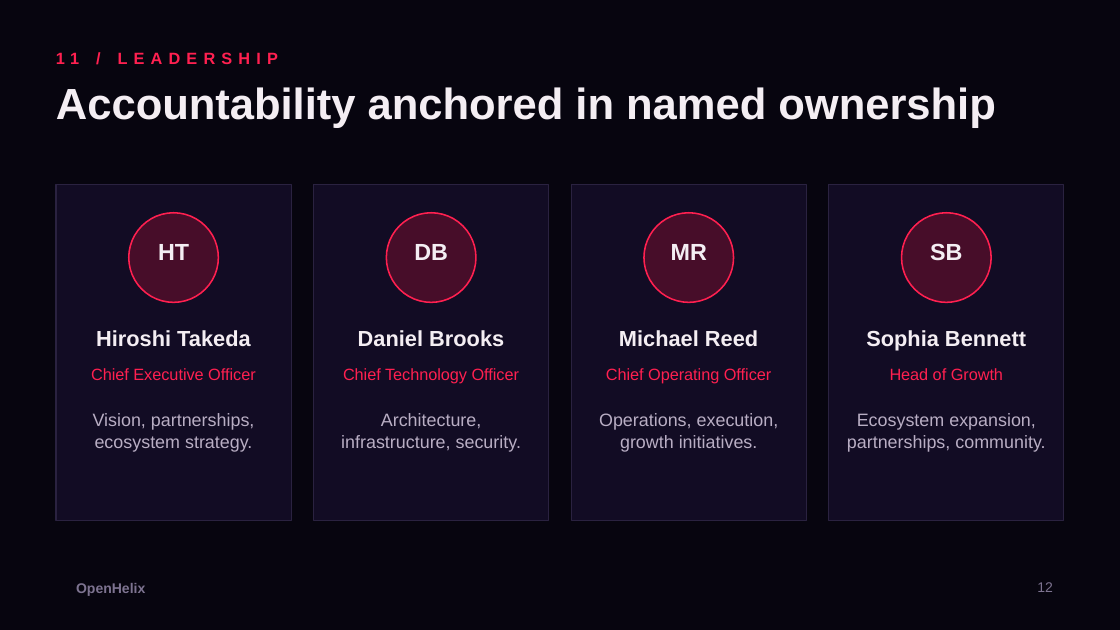
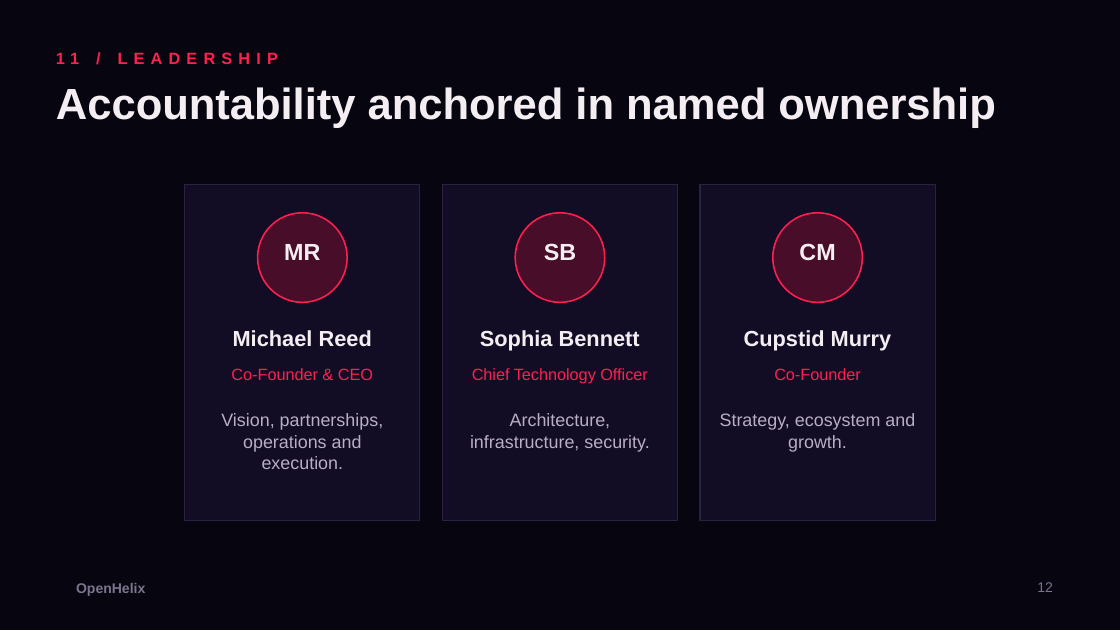
Before and after one commit to Cautiouszeal1/openhelix, a slide deck: slide 12 of OpenHelix-Pitch-Deck.pptx. Drawn at 1120x630 pixels with LibreOffice and Linux fonts; fonts in the diff are those of the drawing; background and template pictures are left out. Boxes give left, top, right and bottom in pixels: in the first picture for what was removed or moved away, otherwise in the second. Text is boxed around its words. In the diff, an @@ line names an element or a change of style, - is before the commit and + after.

```diff
--- a/OpenHelix-Pitch-Deck.pptx
+++ b/OpenHelix-Pitch-Deck.pptx
@@ rectangle removed at box(829, 185, 1064, 521) @@
@@ 3 rectangles, 3 ellipses, 2 texts: place and size @@
-3 rectangles, 3 ellipses, 2 texts at box(56, 185, 806, 521)
+3 rectangles, 3 ellipses, 2 texts at box(185, 185, 935, 521)
@@ ellipse removed at box(902, 213, 991, 302) @@
@@ text removed at box(158, 244, 189, 260) @@
-HT
@@ text removed at box(414, 244, 448, 260) @@
-DB
@@ text added at box(799, 243, 835, 261), 15 pt, text #F4EEF3, bold @@
+CM
@@ 4 texts: place and size @@
-4 texts at box(619, 243, 1026, 351)
+4 texts at box(233, 243, 640, 351)
@@ text removed at box(96, 330, 251, 347) @@
-Hiroshi Takeda
@@ text removed at box(358, 330, 504, 347) @@
-Daniel Brooks
@@ text added at box(744, 330, 892, 351), 14 pt, text #F4EEF3, bold @@
+Cupstid Murry
@@ text at box(231, 368, 373, 380): text changed @@
-Chief Executive Officer
+Co-Founder & CEO
@@ text at box(774, 368, 861, 380): text changed @@
-Chief Operating Officer
+Co-Founder
@@ text removed at box(890, 368, 1003, 380) @@
-Head of Growth
@@ text at box(221, 413, 383, 469): text changed @@
-Vision, partnerships, ecosystem strategy.
+Vision, partnerships, operations and execution.
@@ text at box(720, 413, 915, 452): text changed @@
-Operations, execution, growth initiatives.
+Strategy, ecosystem and growth.
@@ text removed at box(847, 413, 1045, 452) @@
-Ecosystem expansion, partnerships, community.
```
Also in this commit, not shown: 1 other file.
